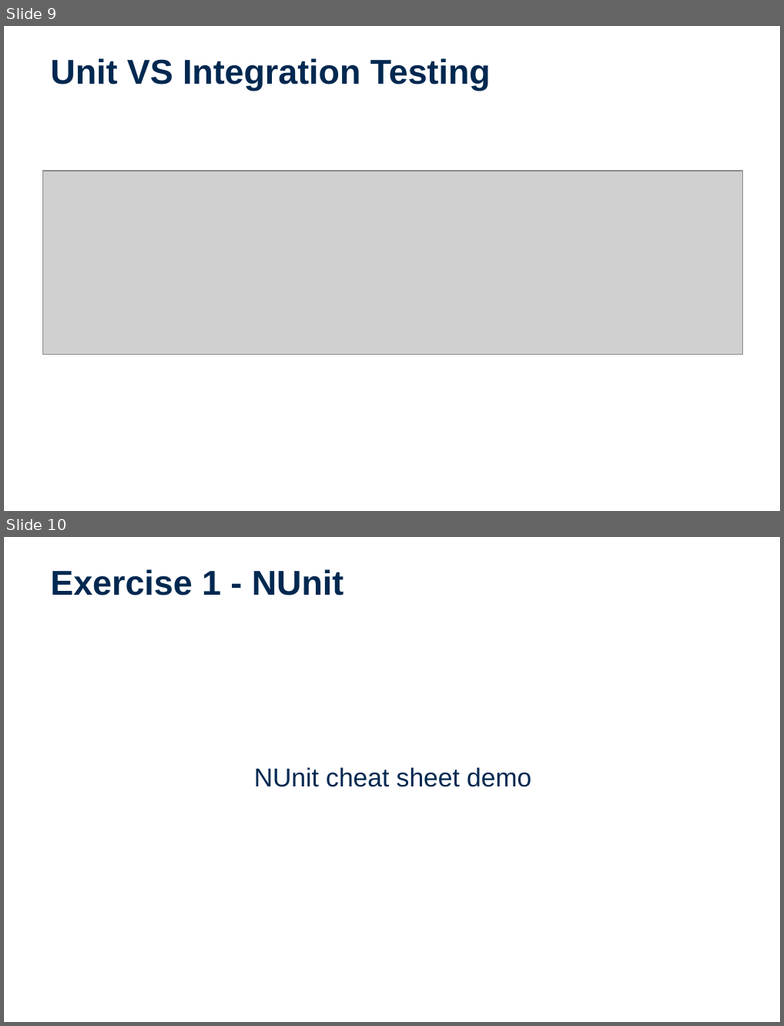
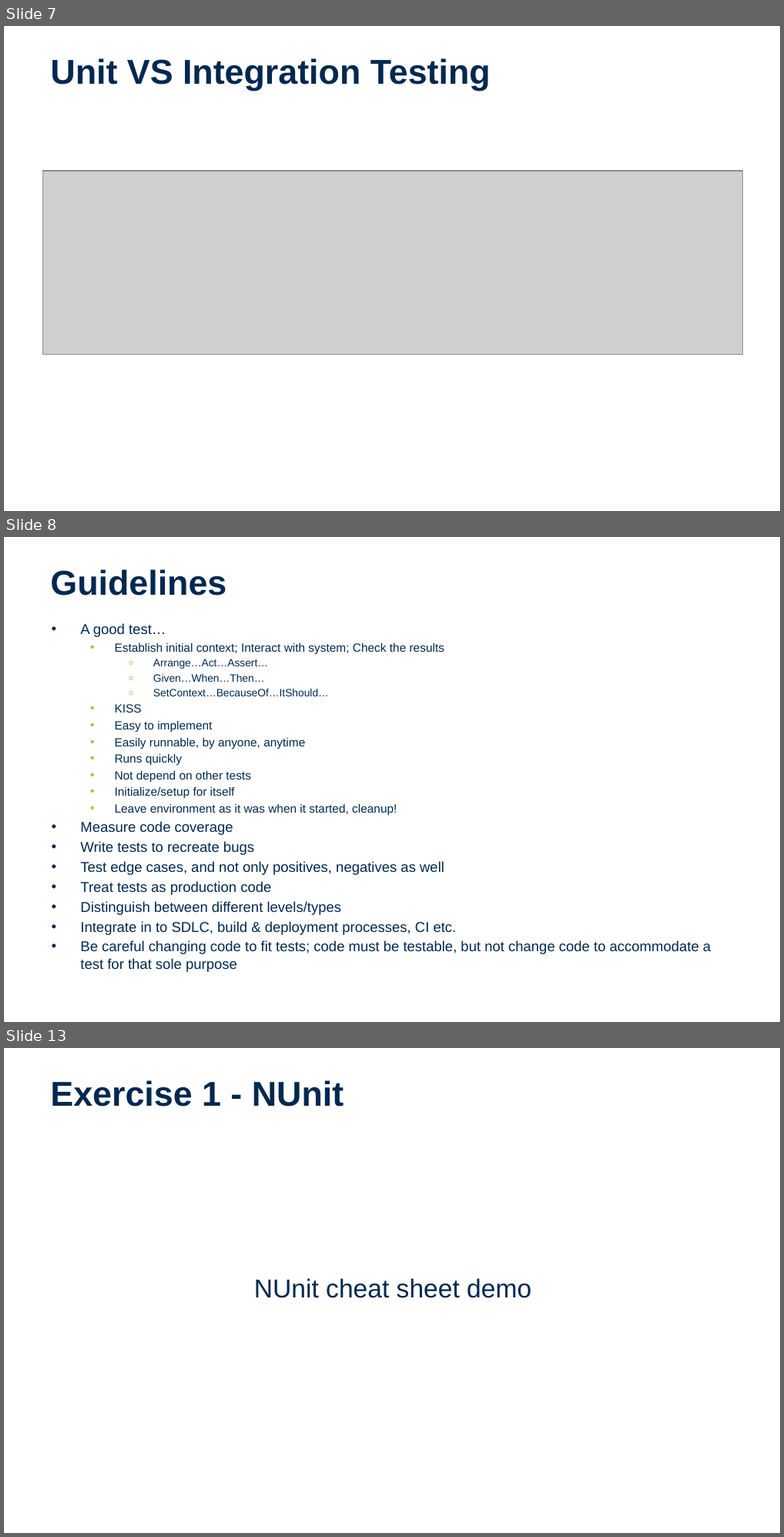
Before and after one commit to EntelectCodeDojo/Testing, a slide deck: CodeDojo-UnitTesting.pptx. Shown one above the other, each under a label of ours: slides 9 and 10 before the commit, slides 7, 8 and 13 after it; the slides between them are not shown. The pictures are 784x1026 and 784x1537 pixels, drawn with LibreOffice and Linux fonts; fonts in the diff are those of the drawing; grey boxes stand for pictures; background and template pictures are left out. Boxes give left, top, right and bottom in pixels: in the first picture for what was removed or moved away, otherwise in the second. Text is boxed around its words. In the diff, an @@ line names an element or a change of style, - is before the commit and + after.

```diff
--- a/CodeDojo-UnitTesting.pptx
+++ b/CodeDojo-UnitTesting.pptx
@@ slide 8 added at box(4, 537, 780, 1022), background #FFFFFF @@
@@ title added at box(50, 569, 227, 596), 32 pt, text #002850, bold @@
+Guidelines
@@ text added at box(80, 623, 711, 972), 13.2 pt, text #002850 @@
+• A good test…
+  • Establish initial context; Interact with system; Check the results
+    o Arrange…Act…Assert…
+    o Given…When…Then…
+    o SetContext…BecauseOf…ItShould…
+  • KISS
+  • Easy to implement
+  • Easily runnable, by anyone, anytime
+  • Runs quickly
+  • Not depend on other tests
+  • Initialize/setup for itself
+  • Leave environment as it was when it started, cleanup!
+• Measure code coverage
+• Write tests to recreate bugs
+• Test edge cases, and not only positives, negatives as well
+• Treat tests as production code
+• Distinguish between different levels/types
+• Integrate in to SDLC, build & deployment processes, CI etc.
+• Be careful changing code to fit tests; code must be testable, but not change code to accommodate a test for that sole purpose
@@ what was slide 9 is now slide 7 @@
@@ what was slide 10 is now slide 13 @@
```
Also in this commit, not shown: 4 slides changed, 4 other slides added, 2 slides removed.
